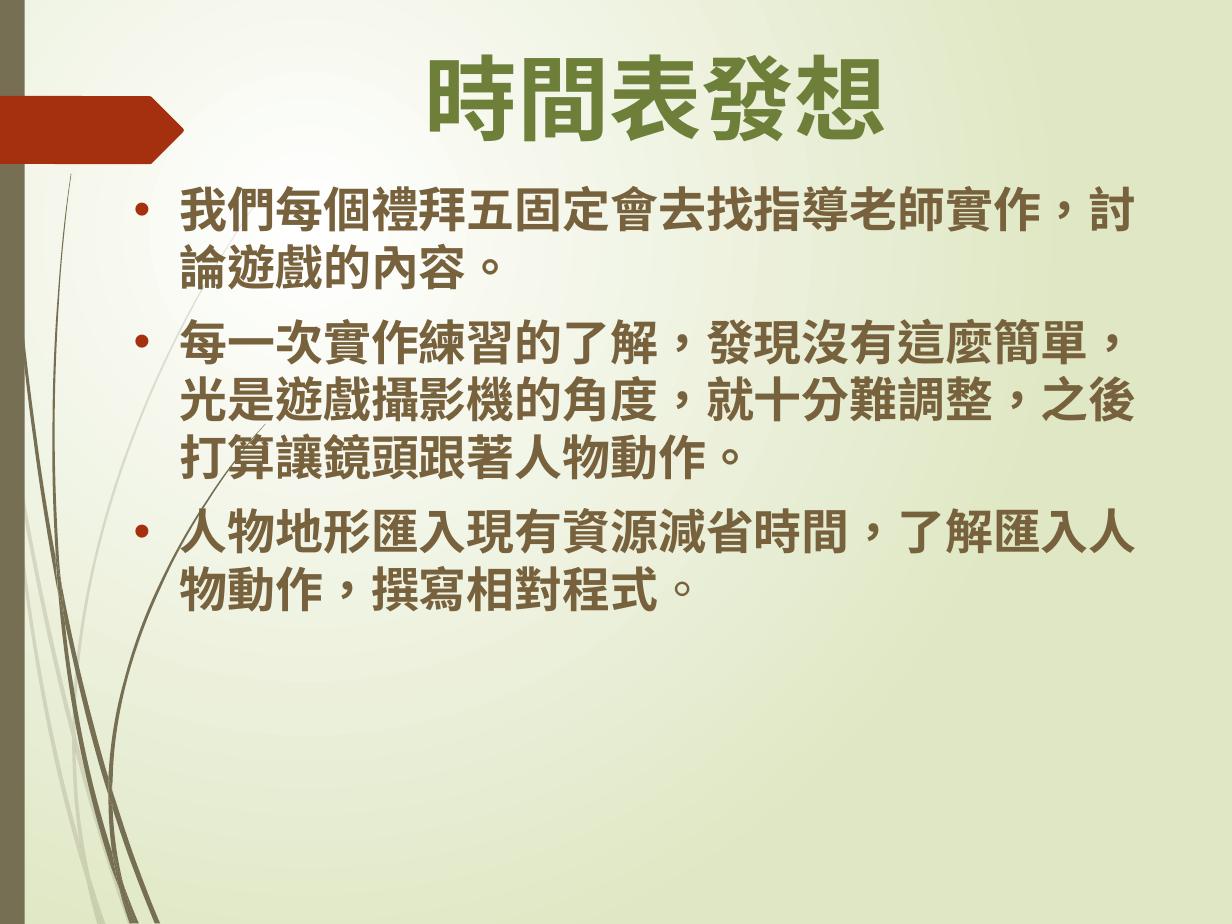
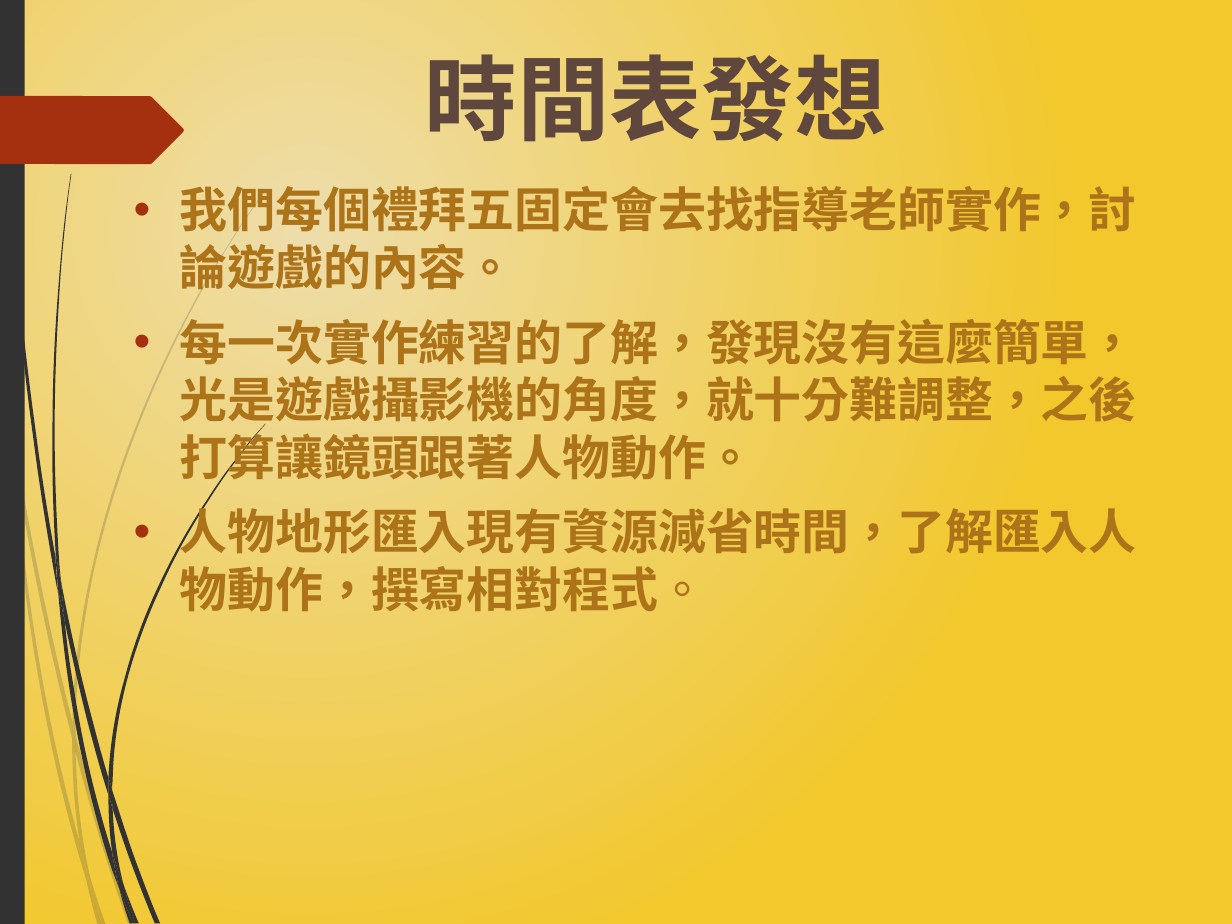
Before and after one commit to 4040E039/Musical, a slide deck: slide 6 of 專題製作報告.pptx. Drawn at 1232x924 pixels with LibreOffice and Linux fonts; fonts in the diff are those of the drawing. Boxes give left, top, right and bottom in pixels: in the first picture for what was removed or moved away, otherwise in the second. Text is boxed around its words. In the diff, an @@ line names an element or a change of style, - is before the commit and + after.

```diff
--- a/專題製作報告.pptx
+++ b/專題製作報告.pptx
@@ background gradient #FFFFFF to #DFE8C4 to gradient #EEDDAB to #F3C82D @@
@@ title "時間表發想" at (x1=425, y1=39, x2=887, y2=156): text colour #6D7F39 to #5F473E @@
@@ freeform shape at (x1=0, y1=96, x2=184, y2=165): fill #A53010 to #A5300F @@
@@ fill #766F54 to #323232 in 13 elements at (x1=2, y1=0, x2=58, y2=593), (x1=62, y1=582, x2=108, y2=795), (x1=112, y1=790, x2=160, y2=923), (x1=58, y1=588, x2=120, y2=890), (x1=123, y1=886, x2=138, y2=924), (x1=55, y1=553, x2=64, y2=622), (x1=108, y1=424, x2=266, y2=790), (x1=120, y1=890, x2=133, y2=924), (x1=108, y1=795, x2=123, y2=886), (x1=108, y1=777, x2=112, y2=808), (x1=112, y1=851, x2=136, y2=923), (x1=0, y1=0, x2=25, y2=924), (x1=52, y1=174, x2=71, y2=582) @@
@@ text "我們每個禮拜五固定會去找指導老師實作，討論遊戲的內容。" at (x1=180, y1=178, x2=1137, y2=611): text colour #77623D to #AD7318; bullet colour #A53010 to #A5300F @@
@@ fill #766F54 at 20% opacity to #323232 at 20% opacity in 10 elements at (x1=0, y1=347, x2=10, y2=431), (x1=12, y1=425, x2=73, y2=738), (x1=75, y1=734, x2=132, y2=924), (x1=90, y1=876, x2=106, y2=924), (x1=10, y1=431, x2=86, y2=880), (x1=71, y1=738, x2=89, y2=876), (x1=73, y1=188, x2=267, y2=734), (x1=86, y1=880, x2=101, y2=924), (x1=71, y1=722, x2=75, y2=752), (x1=80, y1=841, x2=102, y2=924) @@
```
Also in this commit, not shown: 8 other slides changed, 1 slide added.
